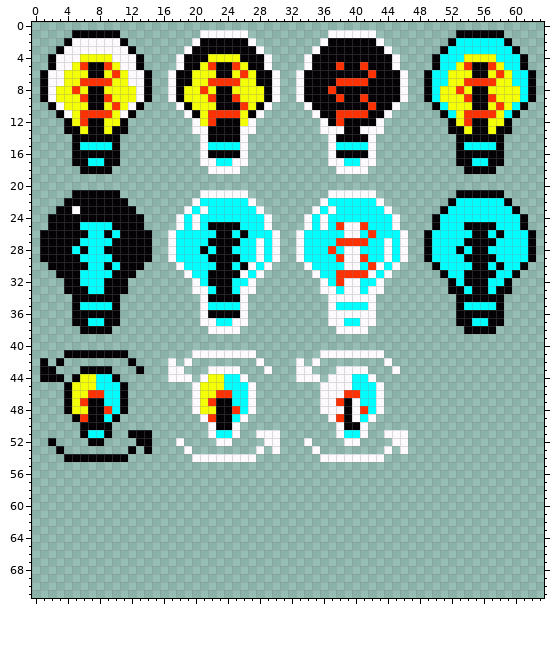
Two states of a sprite sheet, assets/Lamps.png. The first picture shows the starting point.
The file is 64x72 pixels.
After:
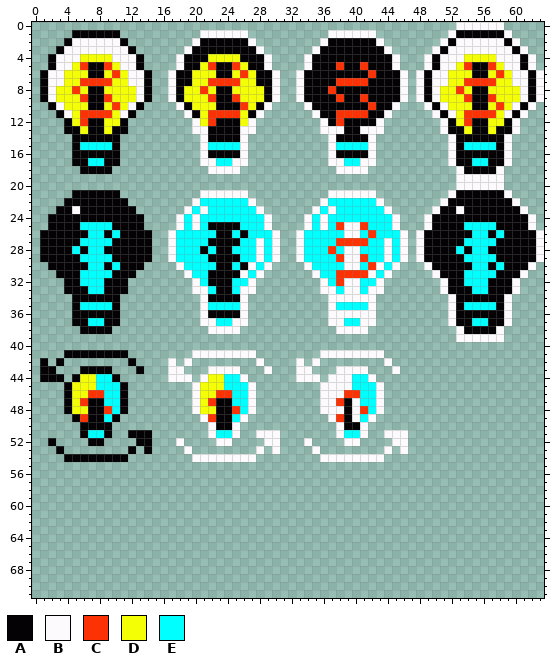
Palette (. is transparent): A #040204  B #fcfafc  C #fc3204  D #f4fe04  E #00ffff
Diff:
y 0: x 53..58 ...... -> BBBBBB
y 1: x 52 . -> B; x 59 . -> B
y 2: x 51 . -> B; x 53..58 EEEEEE -> BBBBBB; x 60 . -> B
y 3: x 50 . -> B; x 52..59 EEEEEEEE -> BBBBBBBB; x 61 . -> B
y 4: x 49 . -> B; x 51..53 EEE -> BBB; x 58..60 EEE -> BBB; x 62 . -> B
y 5: x 49 . -> B; x 51..52 EE -> BB; x 59..60 EE -> BB; x 62 . -> B
y 6..7: x 48 . -> B; x 50..51 EE -> BB; x 60..61 EE -> BB; x 63 . -> B
y 8..9: x 48 . -> B; x 50 E -> B; x 61 E -> B; x 63 . -> B
y 10: x 49 . -> B; x 51 E -> B; x 60 E -> B; x 62 . -> B
y 11: x 50 . -> B; x 52 E -> B; x 59 E -> B; x 61 . -> B
y 12..13: x 51 . -> B; x 60 . -> B
y 14..17: x 52 . -> B; x 59 . -> B
y 18: x 53 . -> B; x 58 . -> B
y 19..20: x 53..58 ...... -> BBBBBB
y 21: x 52 . -> B; x 59 . -> B
y 22: x 51 . -> B; x 53..58 EEEEEE -> AAAAAA; x 60 . -> B
y 23: x 50 . -> B; x 52..59 EEEEEEEE -> ABAAAAAA; x 61 . -> B
y 24: x 49 . -> B; x 51..60 EEEEEEEEEE -> AAAAAAAAAA; x 62 . -> B
y 25: x 49 . -> B; x 51..60 EEEAAAAEEE -> AAAEEEEAAA; x 62 . -> B
y 26: x 48 . -> B; x 50..61 EEEEEAAEAEEE -> AAAAAEEAEAAA; x 63 . -> B
y 27: x 48 . -> B; x 50..61 EEEEAAAAEEEE -> AAAAEEEEAAAA; x 63 . -> B
y 28: x 48 . -> B; x 50..61 EEEAEAAEEEEE -> AAAEAEEAAAAA; x 63 . -> B
y 29: x 48 . -> B; x 50..61 EEEEAAAAEEEE -> AAAAEEEEAAAA; x 63 . -> B
y 30: x 49 . -> B; x 51..60 EEEEAAEAEE -> AAAAEEAEAA; x 62 . -> B
y 31: x 50 . -> B; x 52..59 EEAAAAEE -> AAEEEEAA; x 61 . -> B
y 32: x 51 . -> B; x 53..58 EAAAEE -> AEEEAA; x 60 . -> B
y 33: x 51 . -> B; x 54..57 EAAE -> AEEA; x 60 . -> B
y 34..37: x 52 . -> B; x 59 . -> B
y 38: x 53 . -> B; x 58 . -> B
y 39: x 53..58 ...... -> BBBBBB
Where, in picture pixels (left, top, right, bottom), the same in both pictures:
changed: (416, 22, 544, 342)
